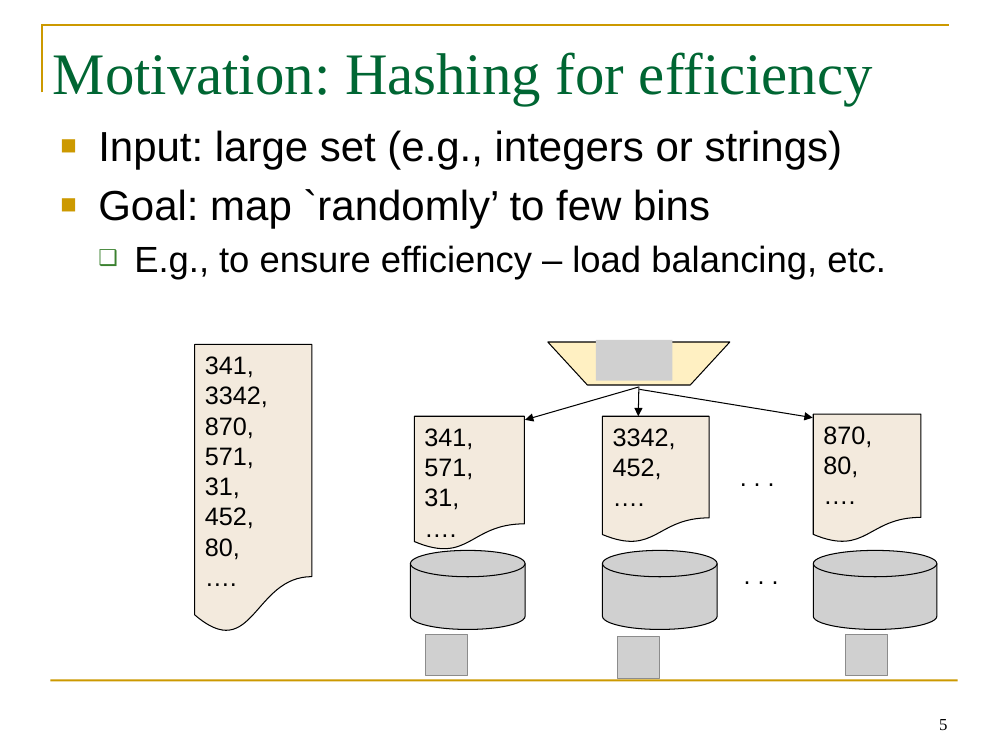
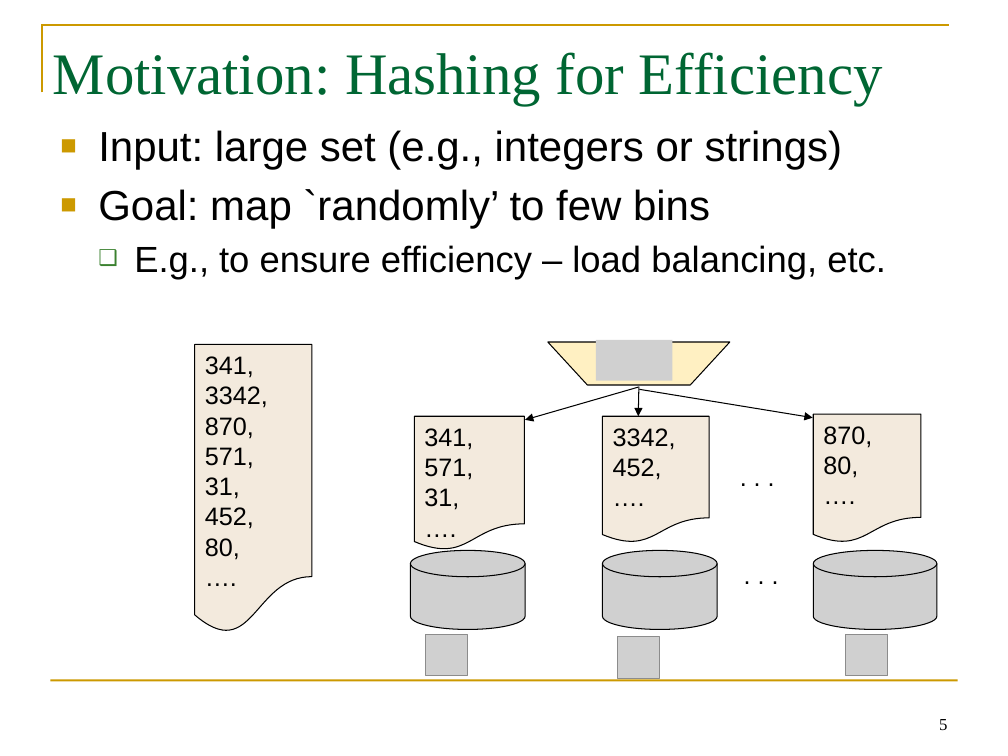
Before and after one commit to GhadaAlmashaqbeh/GhadaAlmashaqbeh.github.io, a slide deck: slide 5 of courses/cse3400-f2026/lecture6.pptx. Drawn at 1008x756 pixels with LibreOffice and Linux fonts; fonts in the diff are those of the drawing; grey boxes stand for pictures. Boxes give left, top, right and bottom in pixels: in the first picture for what was removed or moved away, otherwise in the second. Text is boxed around its words. In the diff, an @@ line names an element or a change of style, - is before the commit and + after.

```diff
--- a/courses/cse3400-f2026/lecture6.pptx
+++ b/courses/cse3400-f2026/lecture6.pptx
@@ title at <box>53,52,883,105</box>: text changed @@
-Motivation: Hashing for efficiency
+Motivation: Hashing for Efficiency
```
Also in this commit, not shown: 9 other slides changed, 1 slide added, 1 slide removed, 11 other files.
